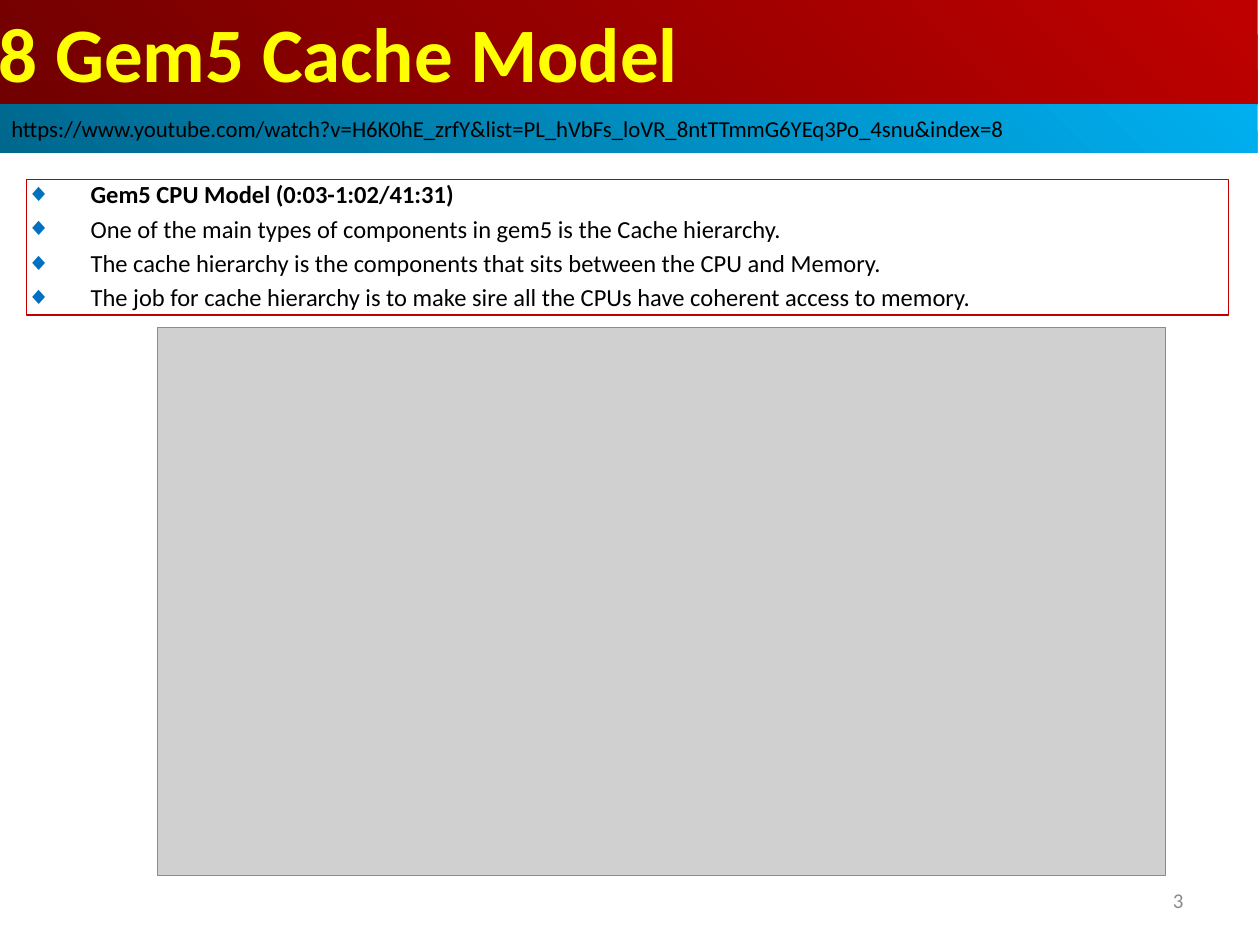
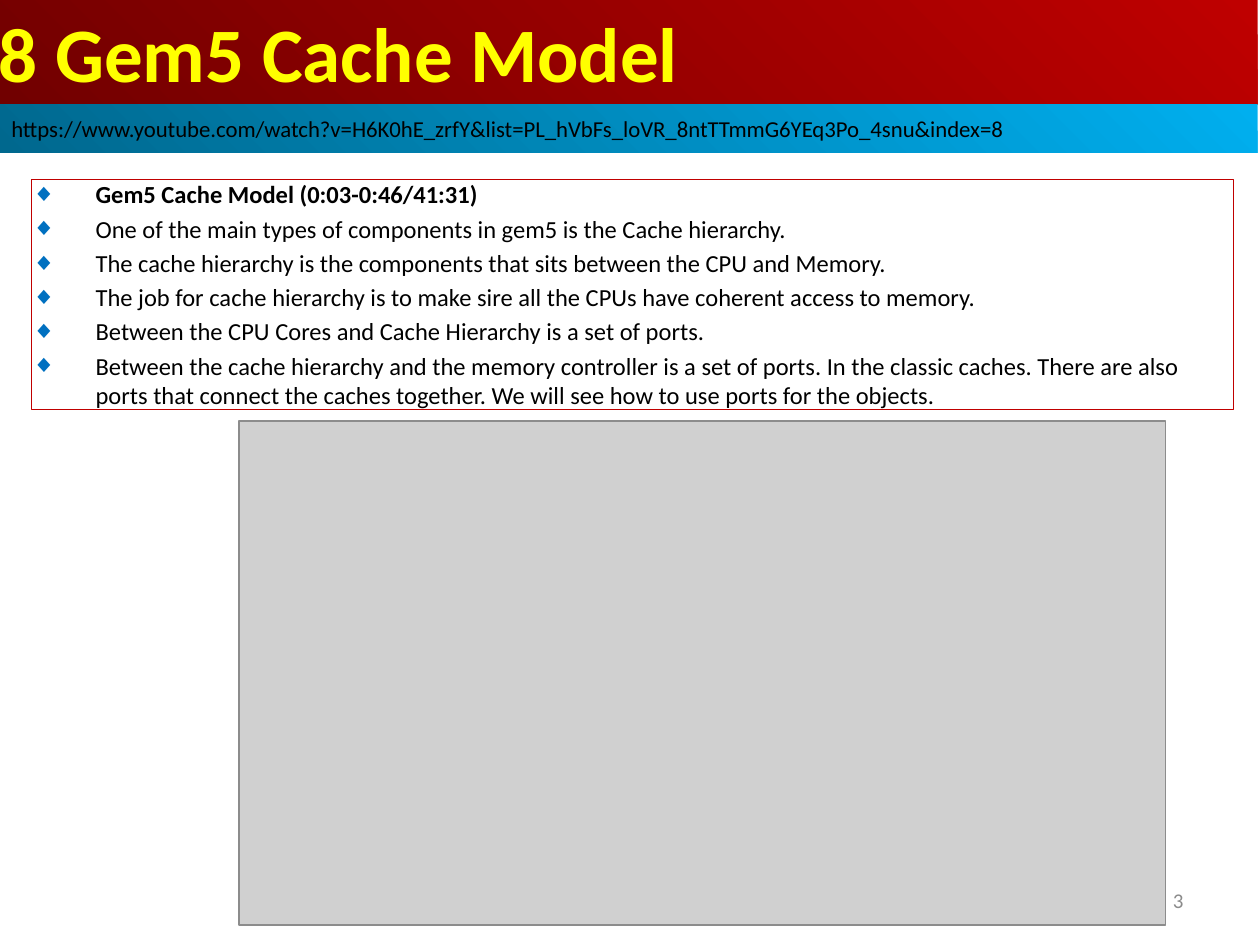
Before and after one commit to peterhchen/AIU_CS850_Gem5_McPAT, a slide deck: slide 3 of 050_Gem5/008.CacheMod/000_Video/008.CacheMod.ppt. Drawn at 1260x945 pixels with LibreOffice and Linux fonts; fonts in the diff are those of the drawing; grey boxes stand for pictures. Boxes give left, top, right and bottom in pixels: in the first picture for what was removed or moved away, otherwise in the second. Text is boxed around its words. In the diff, an @@ line names an element or a change of style, - is before the commit and + after.

```diff
--- a/050_Gem5/008.CacheMod/000_Video/008.CacheMod.ppt
+++ b/050_Gem5/008.CacheMod/000_Video/008.CacheMod.ppt
@@ rectangle "Gem5 Cache Model (0:03-0:46/41:31)": place and size @@
-rectangle "Gem5 Cache Model (0:03-0:46/41:31)" at [26,179,1228,315]
+rectangle "Gem5 Cache Model (0:03-0:46/41:31)" at [32,179,1234,410]
@@ text in rectangle at [96,185,478,207]: text changed @@
-◆ Gem5 CPU Model (0:03-1:02/41:31)
+◆ Gem5 Cache Model (0:03-0:46/41:31)
@@ text in rectangle at [96,323,1178,410]: paragraphs added @@
+◆ Between the CPU Cores and Cache Hierarchy is a set of ports.
+◆ Between the cache hierarchy and the memory controller is a set of ports. In the classic caches. There are also ports that connect the caches together. We will see how to use ports for the objects.
@@ picture: place and size @@
-picture at [158,328,1166,876]
+picture at [239,421,1166,925]
```
Also in this commit, not shown: 2 other slides changed, 3 slides added.
